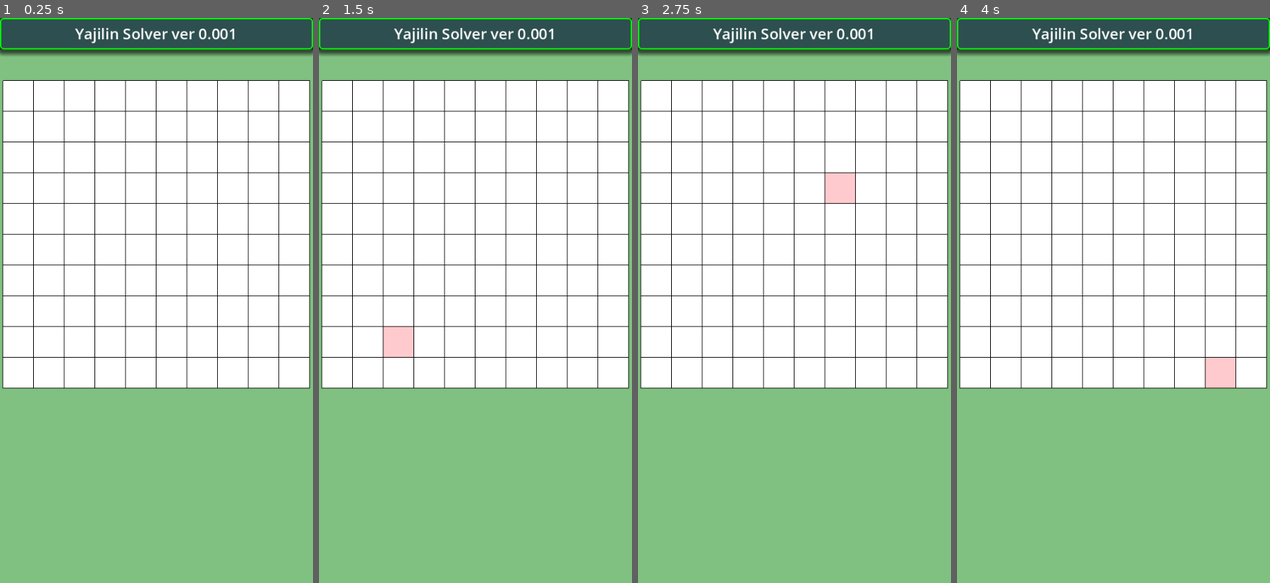
Above: before the commit, frames 1-4 (left to right).
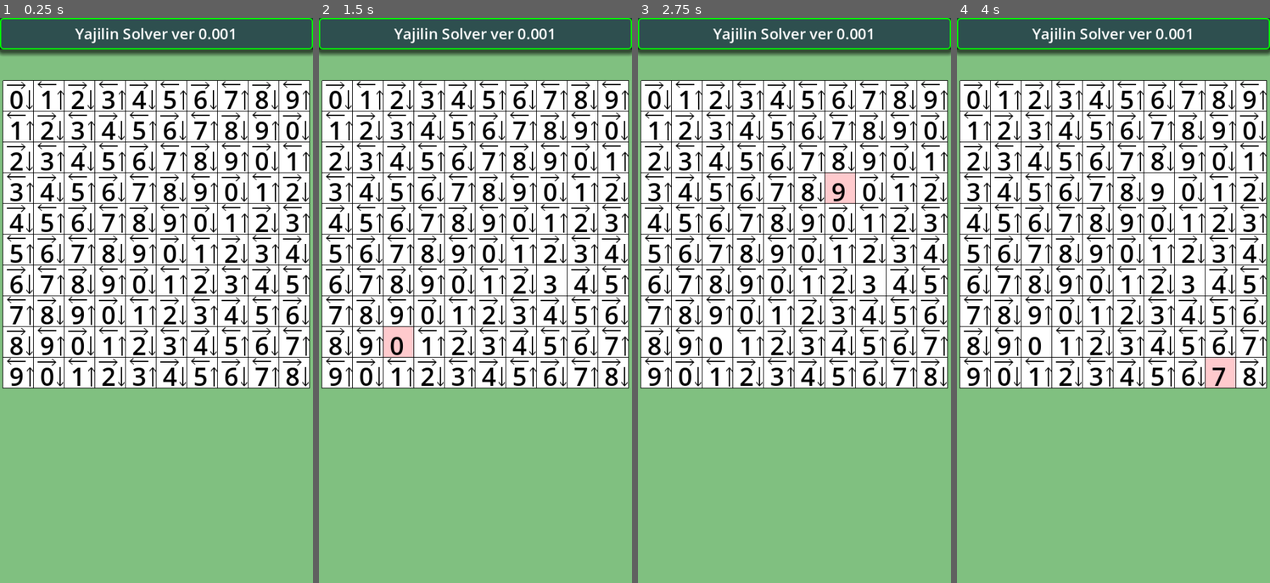
Above: after the commit, the same moments.

Repository: vivisuke/YajilinSolver
Game: Godot game, scene res://main.tscn
Two runs of this game, one before a commit and one after it. Both use one fixed random seed, a clock stepped at 60 frames per second and the inputs below.
Inputs (mouse positions are in pixels of both pictures, inside the frame that each line leads up to):
- Up to frame 1 (0.25 s): no input
- Up to frame 2 (1.5 s): tap Enter at 0.5 s; move the mouse to (544, 272) at 0.52 s; click (544, 272) at 0.67 s; tap Space at 1.25 s; move the mouse to (412, 328) at 1.27 s; click (412, 328) at 1.42 s
- Up to frame 3 (2.75 s): tap Enter at 2 s; move the mouse to (825, 176) at 2.02 s; click (825, 176) at 2.17 s
- Up to frame 4 (4 s): tap Space at 2.75 s; move the mouse to (1097, 413) at 2.77 s; click (1097, 413) at 2.92 s; tap Enter at 3.5 s; move the mouse to (1207, 385) at 3.52 s; click (1207, 385) at 3.67 s

The runs differ from the first frame. In frame 1, 13% of the frame differs, in the area x 2-99%, y 11-66%; in frame 2, 12%; in frame 3, 12%; in frame 4, 12%.

Commit message:
0005 ◎ C 02/19 02/11 0.001│ToDo│盤面各セルにラベル設置

Diff:
--- a/YajilinSolver/main.tscn
+++ b/YajilinSolver/main.tscn
@@ -1,18 +1,32 @@
-[gd_scene load_steps=7 format=3 uid="uid://ds6aa3e75plu3"]
+[gd_scene load_steps=11 format=3 uid="uid://ds6aa3e75plu3"]
 
 [ext_resource type="Script" path="res://scripts/main.gd" id="1_2m4e4"]
 [ext_resource type="Script" path="res://scripts/TitleBar.gd" id="1_q85mi"]
 [ext_resource type="Script" path="res://scripts/Grid.gd" id="2_46c87"]
 [ext_resource type="Texture2D" uid="uid://ccy2tund4hx0r" path="res://images/pink49x49.png" id="2_noj35"]
+[ext_resource type="Texture2D" uid="uid://csr11mm2txh0q" path="res://images/arrows.png" id="4_sh64a"]
+[ext_resource type="Texture2D" uid="uid://2fgjqsjfpt1y" path="res://images/arrows2.png" id="5_y3osi"]
 
 [sub_resource type="TileSetAtlasSource" id="TileSetAtlasSource_m1ohm"]
 texture = ExtResource("2_noj35")
 texture_region_size = Vector2i(49, 49)
 0:0/0 = 0
 
+[sub_resource type="TileSetAtlasSource" id="TileSetAtlasSource_01m3h"]
+texture = ExtResource("4_sh64a")
+texture_region_size = Vector2i(49, 49)
+0:0/0 = 0
+
+[sub_resource type="TileSetAtlasSource" id="TileSetAtlasSource_p2o4l"]
+texture = ExtResource("5_y3osi")
+texture_region_size = Vector2i(49, 49)
+0:0/0 = 0
+
 [sub_resource type="TileSet" id="TileSet_0g3hw"]
 tile_size = Vector2i(49, 49)
 sources/0 = SubResource("TileSetAtlasSource_m1ohm")
+sources/1 = SubResource("TileSetAtlasSource_01m3h")
+sources/2 = SubResource("TileSetAtlasSource_p2o4l")
 
 [node name="Main" type="Node2D"]
 script = ExtResource("1_2m4e4")
--- a/YajilinSolver/scripts/main.gd
+++ b/YajilinSolver/scripts/main.gd
@@ -1,15 +1,38 @@
 extends Node2D
+
+enum {
+	TILE_NONE = -1,
+	TILE_CURSOR,			# カーソル（薄ピンク）
+	TILE_ARROWS,			#
+	TILE_ARROWS2,			#
+}
 
 const N_HORZ = 10
 const N_VERT = 10
-const TILE_NONE = -1
-const TILE_CURSOR = 0					# カーソル（薄ピンク）
+const CELL_WIDTH = 49
 
 var cur_pos = Vector2i(-1, -1)
+var num_labels = []
 
 func _ready():
+	init_labels()
+	for y in range(N_VERT):
+		for x in range(N_HORZ):
+			var t = TILE_ARROWS if (x+y)%2 == 0 else TILE_ARROWS2
+			$Board/TileMap.set_cell(0, Vector2i(x, y), t, Vector2i(0, 0))
 	pass # Replace with function body.
-
+func init_labels():
+	for y in range(N_VERT):
+		var py = y * CELL_WIDTH + 2
+		for x in range(N_HORZ):
+			var px = x * CELL_WIDTH + 10
+			var label = Label.new()
+			num_labels.push_back(label)
+			label.add_theme_color_override("font_color", Color.BLACK)
+			label.add_theme_font_size_override("font_size", 40)
+			label.position = Vector2(px, py)
+			label.text = str((x+y)%10)
+			$Board.add_child(label)
 func _process(delta):
 	pass
 
Binary file added: YajilinSolver/images/arrows.png
Not shown, added: YajilinSolver/images/arrows.png.import
Binary file added: YajilinSolver/images/arrows2.png
Not shown, added: YajilinSolver/images/arrows2.png.import
Not shown, changed: YajilinSolver.spr
Not shown, added: YajilinSolver/images/arrows.mdp
